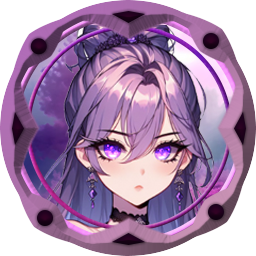
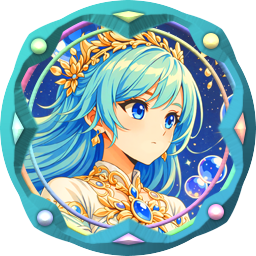
Layers edited between the first and the second w=256, h=256 image:
painted on "Layer 3" over [0, 0, 256, 256]
painted on "Layer 1" over [0, 0, 256, 256]
painted on "Layer 7" over [0, 0, 256, 256]
painted on "Layer 6" over [0, 0, 256, 256]
added layer "Hue/Saturation 1 copy" above "Layer 9" over [3, 2, 255, 254]
hid "Layer 9", blend color dodge → normal, painted on it over [102, 140, 172, 162]
removed layer "Layer 0 copy" over [38, 25, 217, 233]
hid "Layer 8", painted on it over [6, 6, 256, 256]